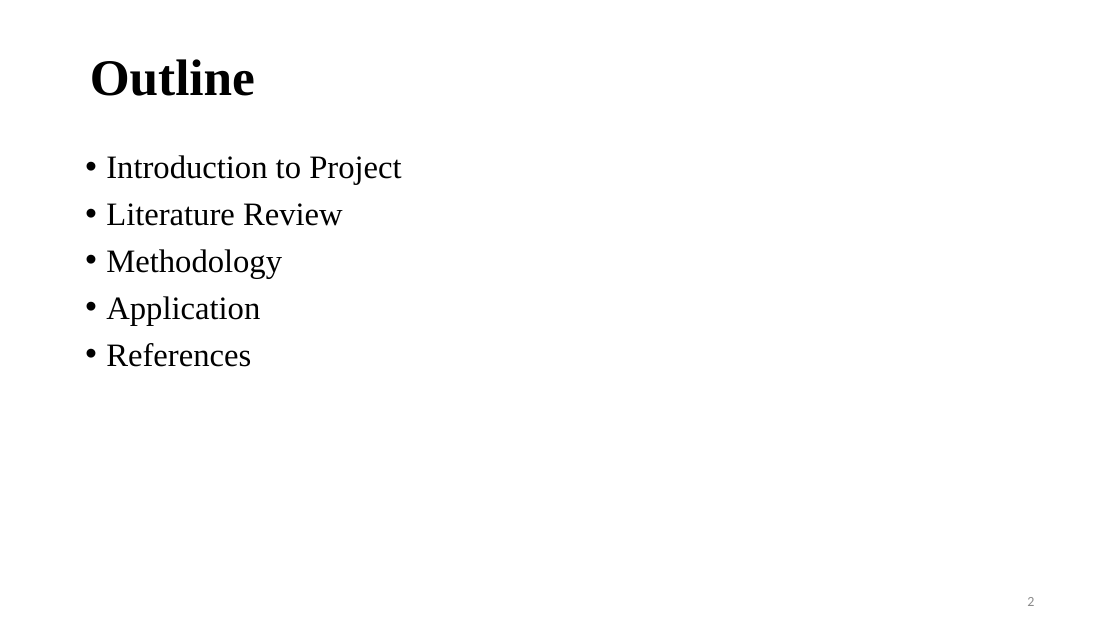
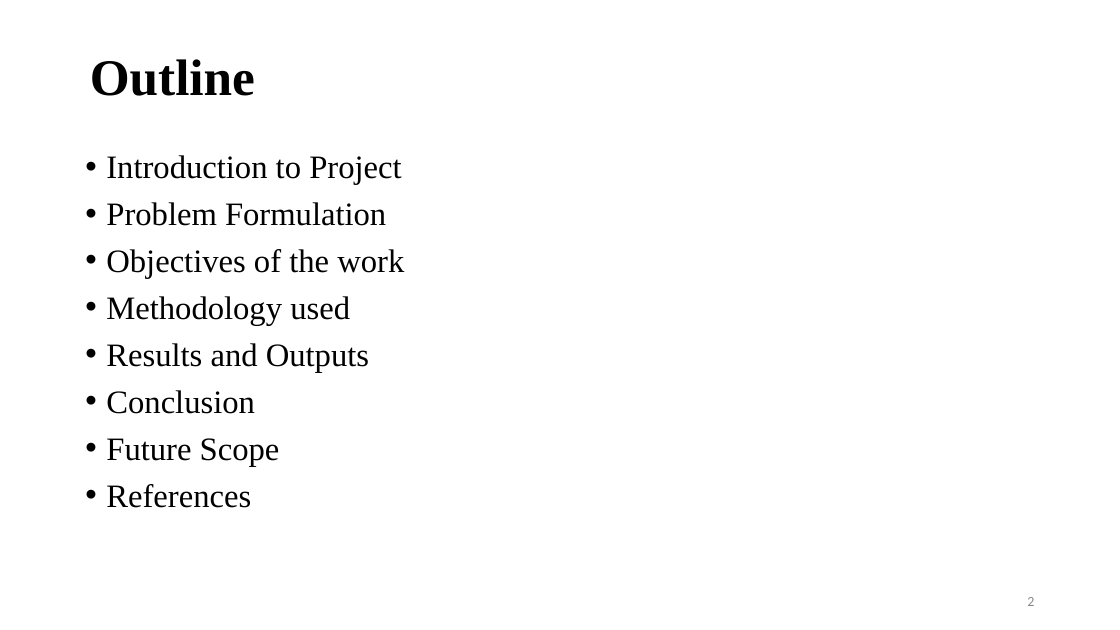
Before and after one commit to TheFenrisLycaon/University, a slide deck: slide 2 of Semester7/Major_Proj/Docs/Review.pptx. Drawn at 1120x630 pixels with LibreOffice and Linux fonts; fonts in the diff are those of the drawing; background and template pictures are left out. Boxes give left, top, right and bottom in pixels: in the first picture for what was removed or moved away, otherwise in the second. Text is boxed around its words. In the diff, an @@ line names an element or a change of style, - is before the commit and + after.

```diff
--- a/Semester7/Major_Proj/Docs/Review.pptx
+++ b/Semester7/Major_Proj/Docs/Review.pptx
@@ text at (106,155,401,508): less space between paragraphs @@
@@ text at (106,202,404,466): text changed @@
-• Literature Review
-• Methodology
-• Application
+• Problem Formulation
+• Objectives of the work
+• Methodology used
+• Results and Outputs
+• Conclusion
+• Future Scope
```
Also in this commit, not shown: 2 other slides changed, 14 slides added, 7 slides removed, 11 other files.
